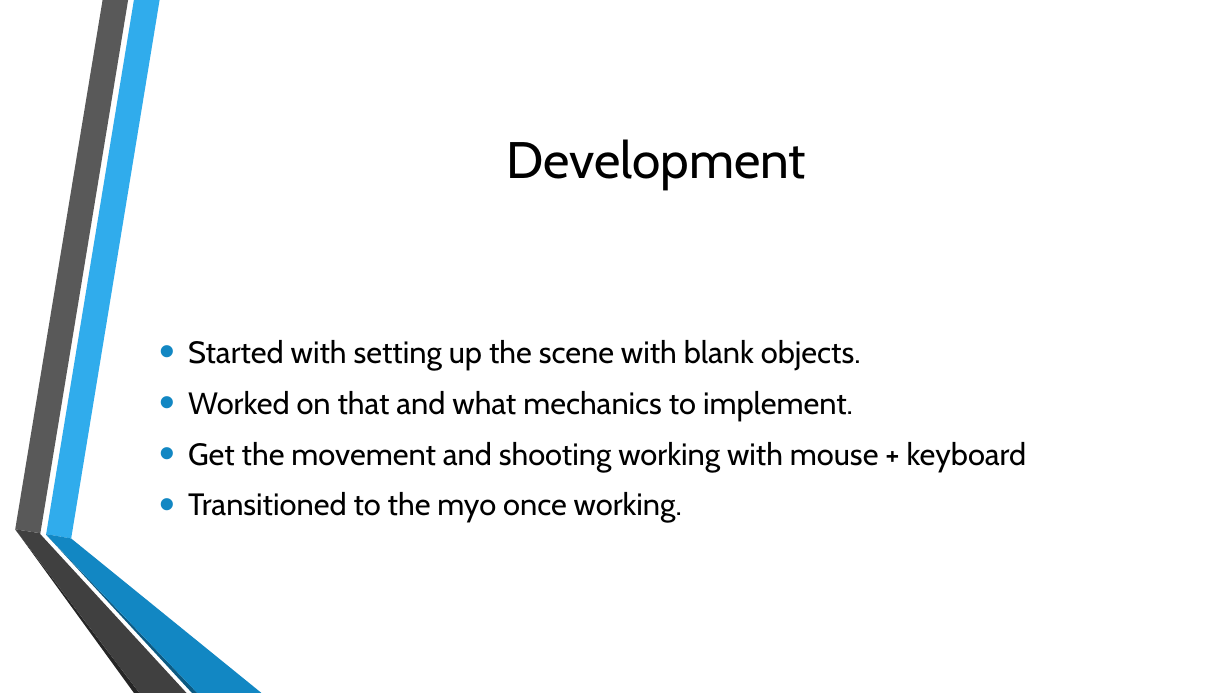
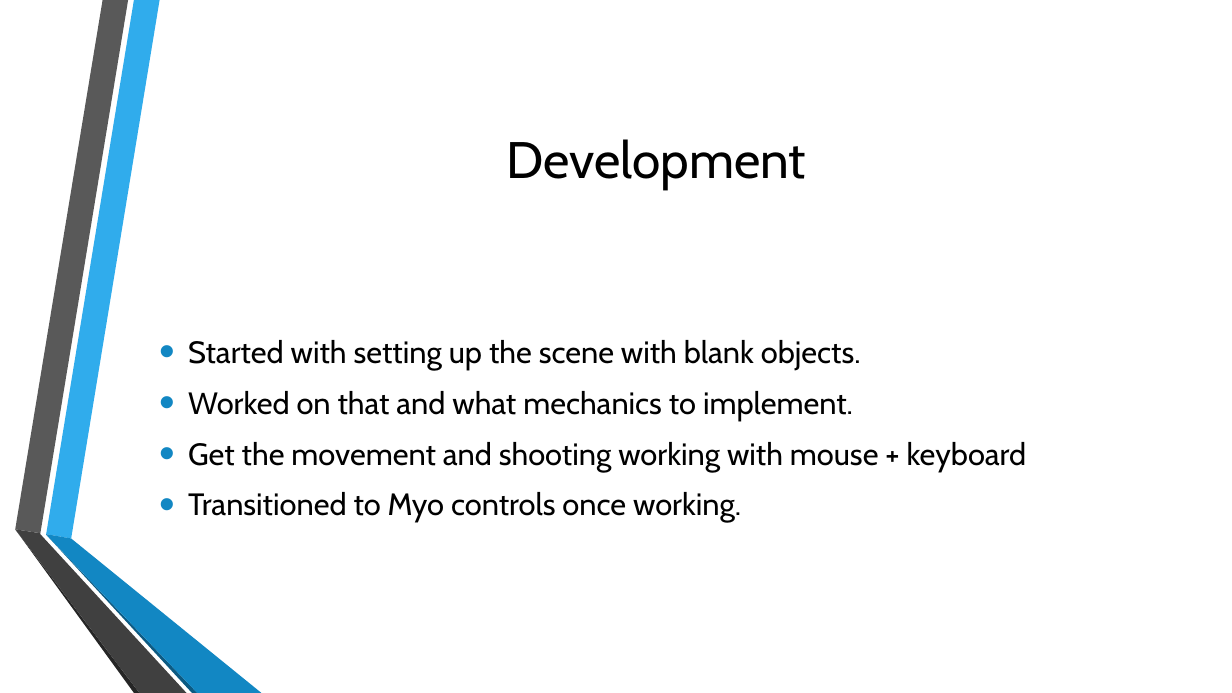
Before and after one commit to BrianD147/Gesture-Based-UI-Development-Project, a slide deck: slide 8 of Gesture Based UI Project.pptx (slide 7 before the commit). Drawn at 1232x693 pixels with LibreOffice and Linux fonts; fonts in the diff are those of the drawing; background and template pictures are left out. Boxes give left, top, right and bottom in pixels: in the first picture for what was removed or moved away, otherwise in the second. Text is boxed around its words. In the diff, an @@ line names an element or a change of style, - is before the commit and + after.

```diff
--- a/Gesture Based UI Project.pptx
+++ b/Gesture Based UI Project.pptx
@@ text at bbox=[188, 492, 741, 522]: text changed @@
-• Transitioned to the myo once working.
+• Transitioned to Myo controls once working.
```
Also in this commit, not shown: 3 other slides changed, 2 slides added, 1 slide removed, 1 other file.
